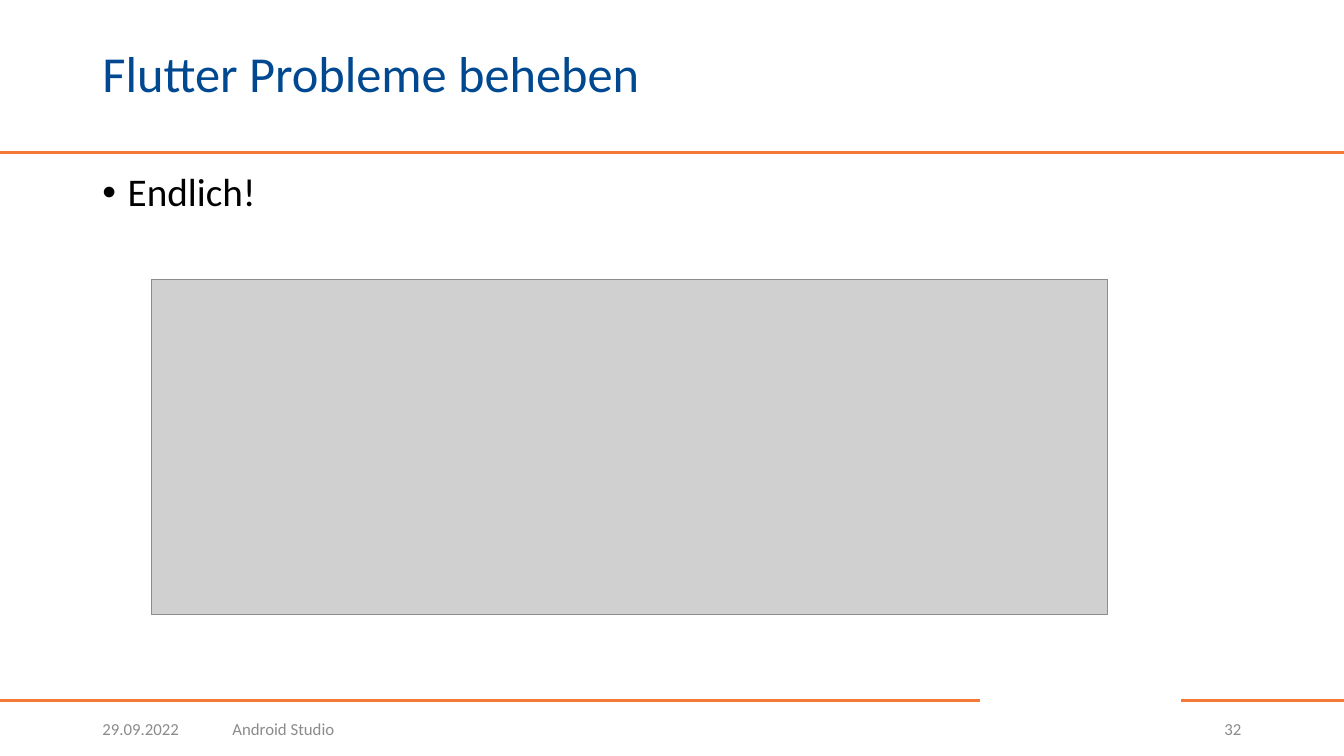
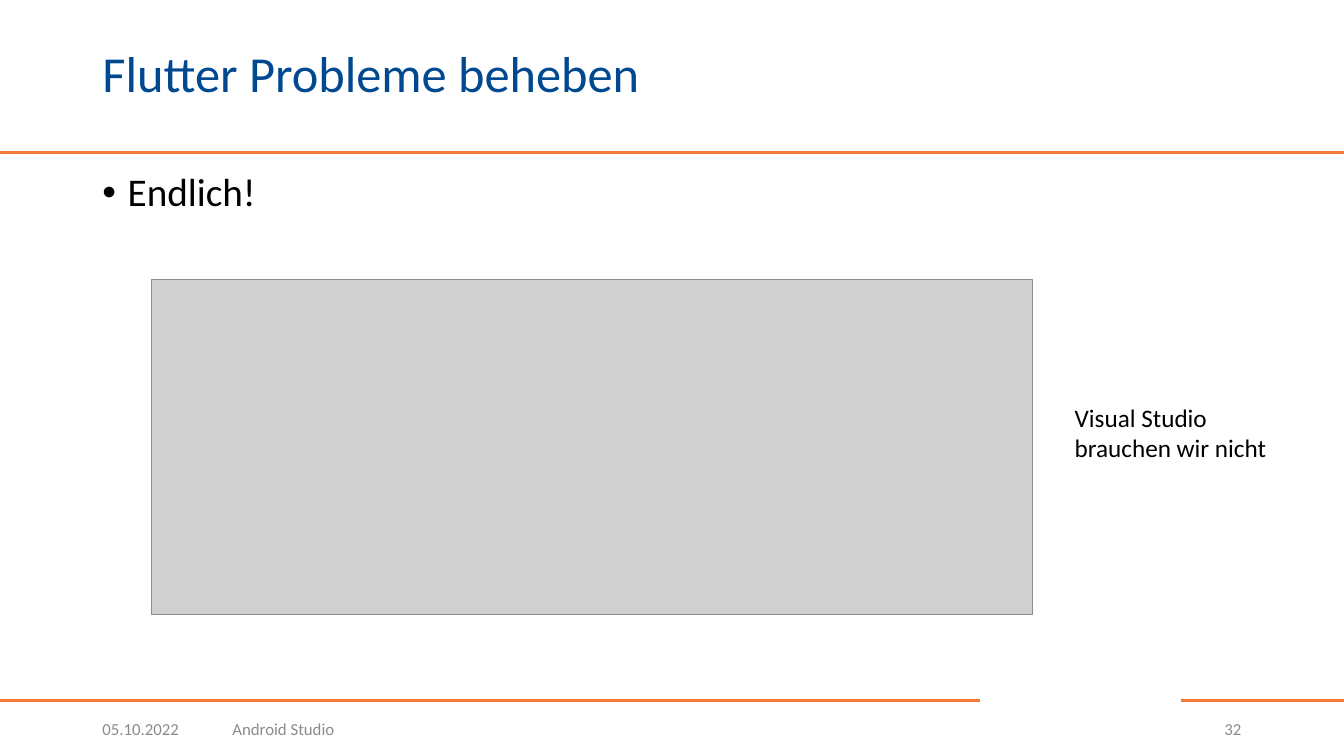
Before and after one commit to BogyMitutoyoCTL/BOGY-App-2022-10, a slide deck: slide 32 of AndroidStudio.pptx. Drawn at 1344x756 pixels with LibreOffice and Linux fonts; fonts in the diff are those of the drawing; grey boxes stand for pictures; background and template pictures are left out. Boxes give left, top, right and bottom in pixels: in the first picture for what was removed or moved away, otherwise in the second. Text is boxed around its words. In the diff, an @@ line names an element or a change of style, - is before the commit and + after.

```diff
--- a/AndroidStudio.pptx
+++ b/AndroidStudio.pptx
@@ picture: place and size @@
-picture at [151, 280, 1107, 615]
+picture at [151, 280, 1032, 615]
@@ text added at [1075, 409, 1266, 458], 18 pt, text #000000 @@
+Visual Studio
+brauchen wir nicht
@@ text at [102, 724, 178, 735]: text changed @@
-29.09.2022
+05.10.2022
```
Also in this commit, not shown: 54 other slides changed.
